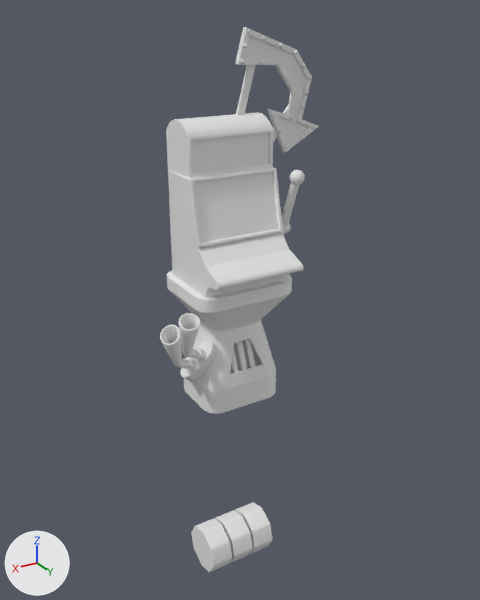
What one commit did to the FBX model Assets/Meshes/Slotmachine.fbx.
Camera for both pictures: a 50 mm camera at (2.31, 4.01, 2.76) aimed at (-0.11, -0.02, 0.75). Every picture has the same lights, and +X, +Y and +Z are marked at lower left. The picture after the commit comes second. Where no turn or scale is listed for an object, it has been applied to the vertices.

The first picture shows 'Exhaust', 'Lever', 'NeonArrow', 'SM_Wheel1', 'SM_Wheel2', 'SM_Wheel3', 'SlotMachine_Base'.
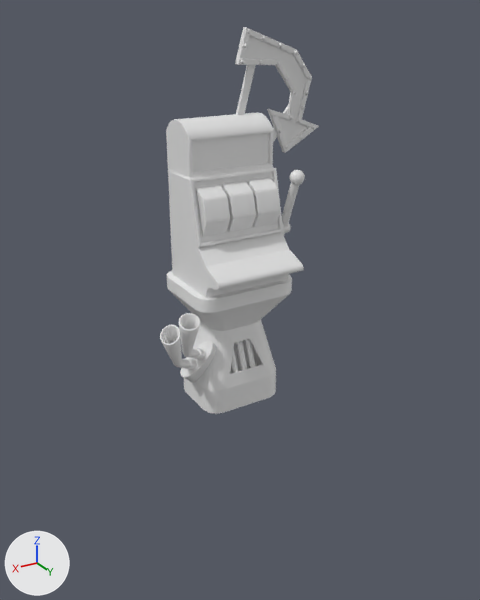
Commit message: Slotmachine mesh

Changed parts and their boxes (x1, y1, x2, y2) in the pictures (480 x 600 px):
'SM_Wheel1', moved
    before: (192, 518, 232, 572)
    after: (196, 184, 230, 237)
'SM_Wheel2', moved
    before: (215, 510, 253, 563)
    after: (222, 181, 256, 232)
'SM_Wheel3', moved
    before: (235, 502, 272, 554)
    after: (248, 177, 281, 228)

What the commit changed:
Object 'SM_Wheel1' (ob_sm_wheel1) moves from (0.206, 0.021, -1.488) to (0.206, 0.021, 1.512).
Object 'SM_Wheel2' (ob_sm_wheel2) moves from (0.0, 0.021, -1.488) to (0.0, 0.021, 1.512).
Object 'SM_Wheel3' (ob_sm_wheel3) moves from (-0.206, 0.021, -1.488) to (-0.206, 0.021, 1.512).
